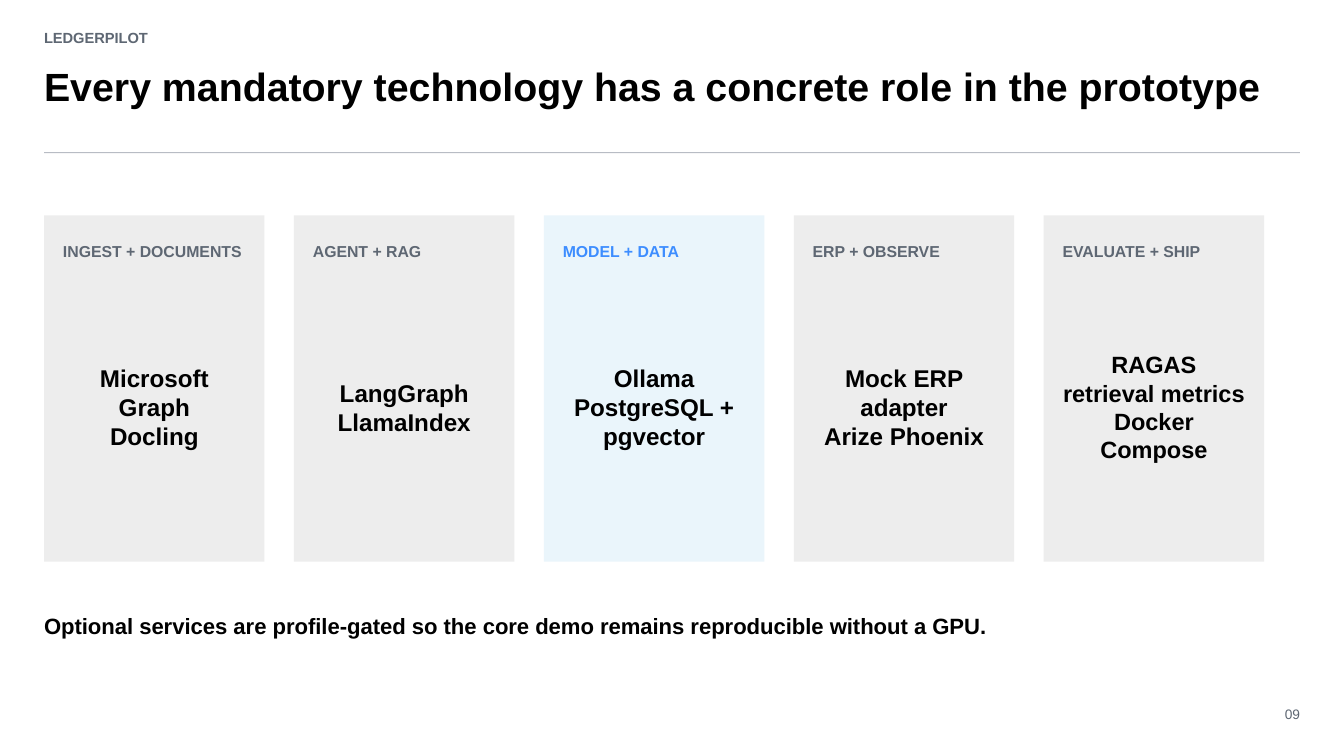
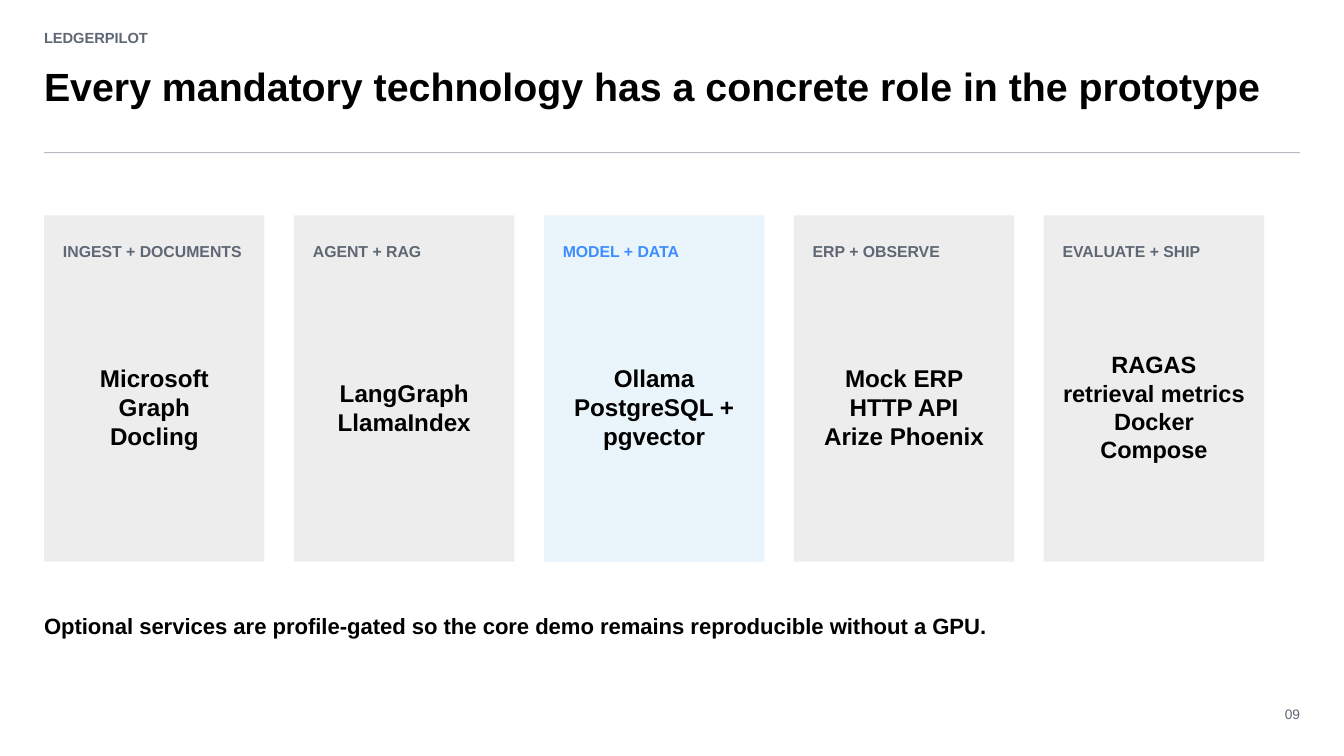
Before and after one commit to saifs1315/Agentic-Invoice-to-Payment, a slide deck: slide 9 of presentation/LedgerPilot_Assignment_Deck.pptx. Drawn at 1344x756 pixels with LibreOffice and Linux fonts; fonts in the diff are those of the drawing. Boxes give left, top, right and bottom in pixels: in the first picture for what was removed or moved away, otherwise in the second. Text is boxed around its words. In the diff, an @@ line names an element or a change of style, - is before the commit and + after.

Commit message:
Implement unified AP/AR orchestration and Mock ERP API

```diff
--- a/presentation/LedgerPilot_Assignment_Deck.pptx
+++ b/presentation/LedgerPilot_Assignment_Deck.pptx
@@ text at <box>845,369,964,416</box>: text changed @@
-Mock ERP adapter
+Mock ERP HTTP API
```
Also in this commit, not shown: 9 other slides changed, 51 other files.
